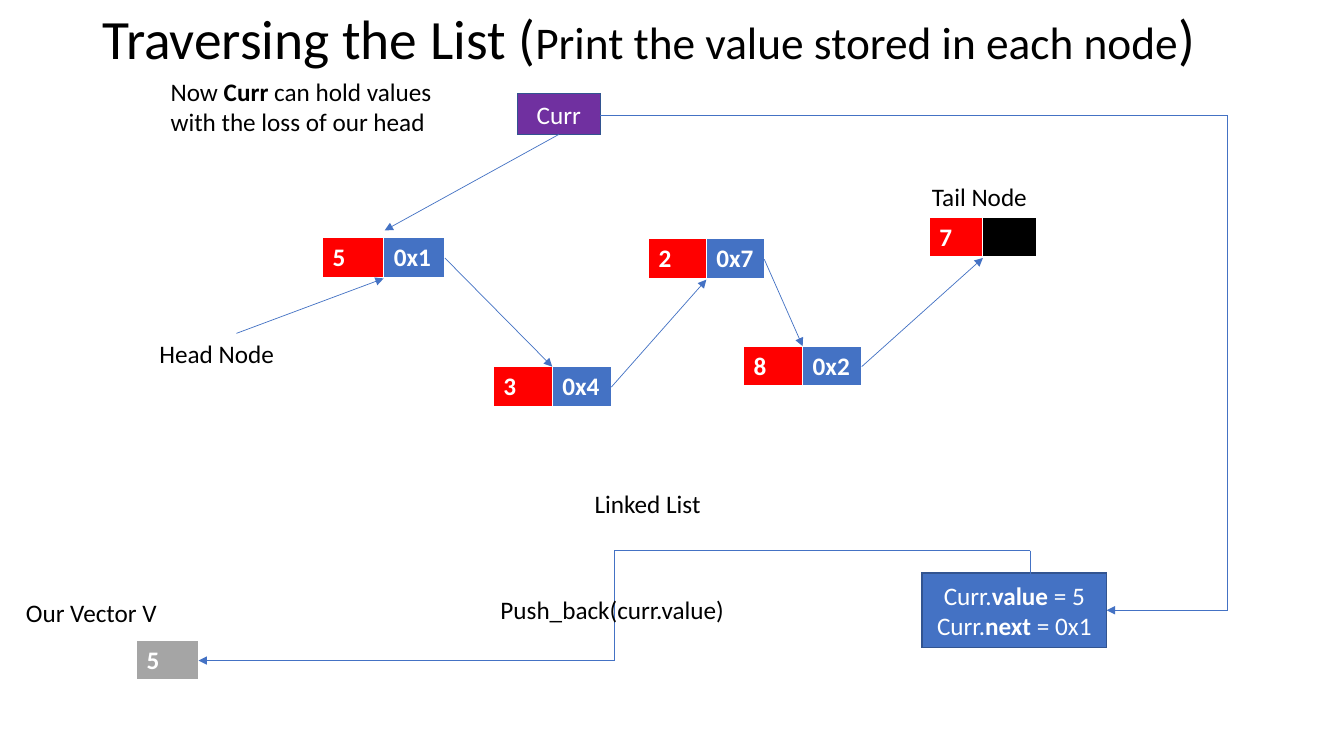
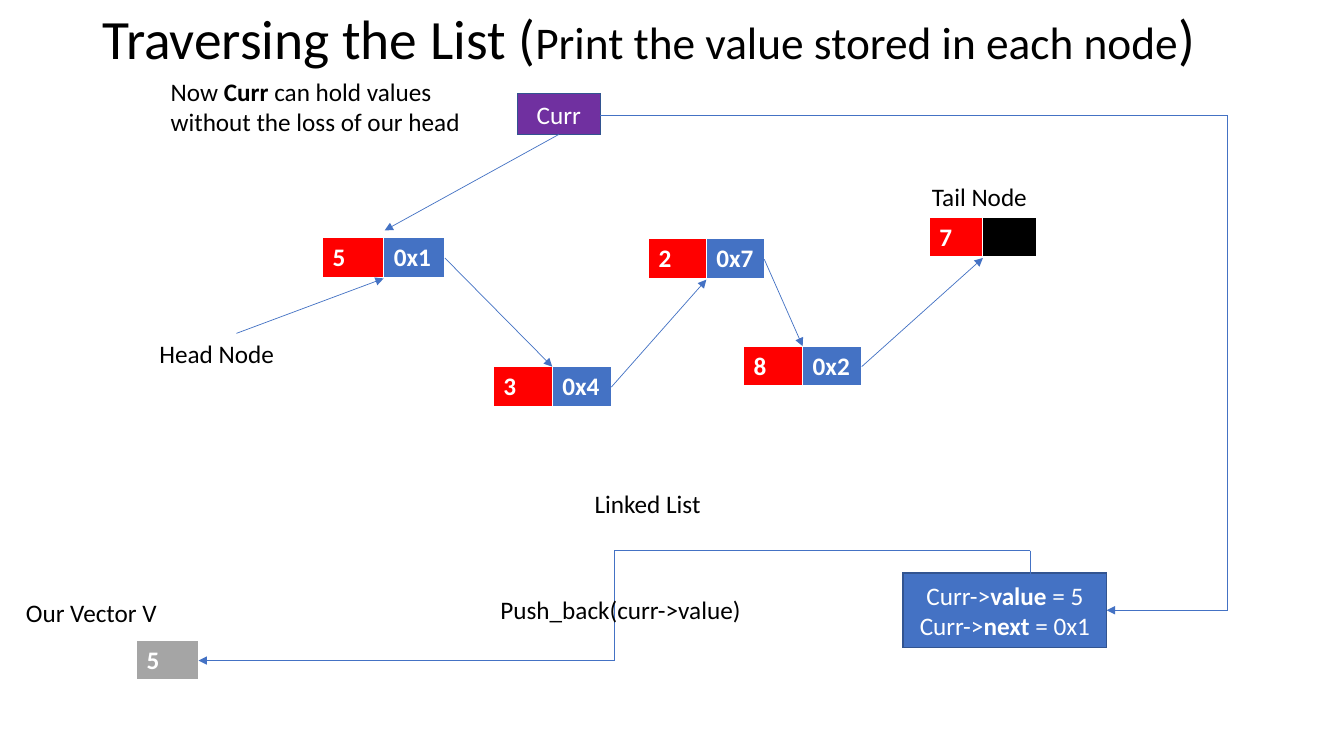
Before and after one commit to juliennyambal/COMS-1021-A-2019, a slide deck: slide 13 of Linked Lists.pptx (slide 9 before the commit). Drawn at 1344x756 pixels with LibreOffice and Linux fonts; fonts in the diff are those of the drawing. Boxes give left, top, right and bottom in pixels: in the first picture for what was removed or moved away, otherwise in the second. Text is boxed around its words. In the diff, an @@ line names an element or a change of style, - is before the commit and + after.

```diff
--- a/Linked Lists.pptx
+++ b/Linked Lists.pptx
@@ text at box(171, 113, 459, 132): text changed @@
-with the loss of our head
+without the loss of our head
@@ text at box(500, 599, 740, 626): text changed @@
-Push_back(curr.value)
+Push_back(curr->value)
@@ rectangle "Curr->value = 5": place and size @@
-rectangle "Curr->value = 5" at box(923, 573, 1107, 647)
+rectangle "Curr->value = 5" at box(903, 573, 1107, 647)
@@ text in rectangle at box(920, 587, 1090, 635): text changed @@
-Curr.value = 5
-Curr.next = 0x1
+Curr->value = 5
+Curr->next = 0x1
```
Also in this commit, not shown: 8 other slides changed, 21 slides added, 1 other file.
